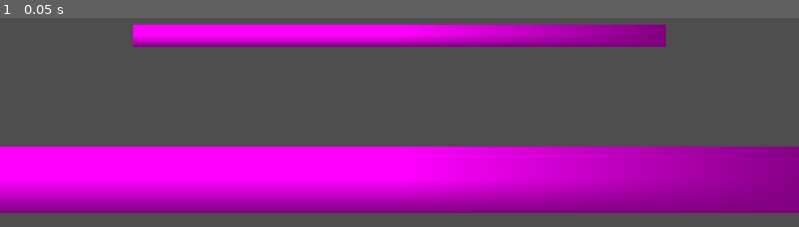
Above: before the commit, frame 1.
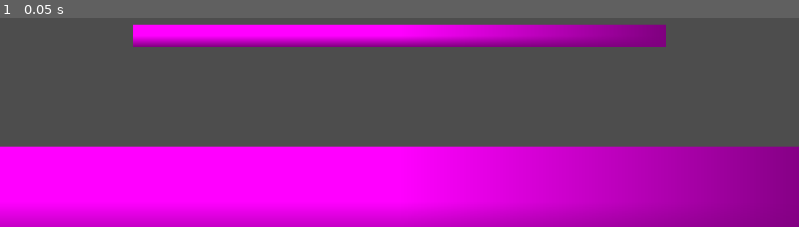
Above: after the commit, the same moment.

Repository: ima-cow/Fighting-game-adv-comp-sci
Game: Godot game, scene res://scenes/stages/cowboy_desert.tscn
The game is run twice, just before and just after one commit, with the same random seed, the same clock (stepped at 60 frames per second) and the same inputs. This scene is started directly instead of the project's main scene.
Inputs:
- Up to frame 1 (0.05 s): no input

The runs differ from the first frame. In frame 1, 17% of the frame differs, in the area x 0-100%, y 80-100%.

Commit message:
made level selecting work

Diff:
--- a/level_selector.gd
+++ b/level_selector.gd
@@ -1,12 +1,12 @@
-extends Control
+extends Node
 
 func _on_ninja_gardens_button_button_up() -> void:
-	pass # Replace with function body.
+	get_tree().change_scene_to_file("res://scenes/stages/ninja_gardens.tscn")
 
 
 func _on_cowboy_desert_button_button_up() -> void:
-	pass # Replace with function body.
+	get_tree().change_scene_to_file("res://scenes/stages/cowboy_desert.tscn")
 
 
 func _on_big_hands_city_button_button_up() -> void:
-	pass # Replace with function body.
+	get_tree().change_scene_to_file("res://scenes/stages/big_hands_city.tscn")
--- a/scenes/stages/big_hands_city.tscn
+++ b/scenes/stages/big_hands_city.tscn
@@ -1,3 +1,74 @@
-[gd_scene format=3 uid="uid://bc87oi50iuyew"]
+[gd_scene load_steps=6 format=3 uid="uid://bc87oi50iuyew"]
+
+[sub_resource type="RectangleShape2D" id="RectangleShape2D_lqbhf"]
+size = Vector2(1536, 880)
+
+[sub_resource type="PlaceholderTexture2D" id="PlaceholderTexture2D_ehygr"]
+
+[sub_resource type="RectangleShape2D" id="RectangleShape2D_iaxrx"]
+size = Vector2(1216, 160)
+
+[sub_resource type="PlaceholderTexture2D" id="PlaceholderTexture2D_ki0ho"]
+
+[sub_resource type="RectangleShape2D" id="RectangleShape2D_5md5d"]
+size = Vector2(256, 26)
 
 [node name="BigHandsCity" type="Node"]
+
+[node name="Camera2D" type="Camera2D" parent="."]
+
+[node name="PlayArea" type="Area2D" parent="."]
+
+[node name="CollisionShape2D" type="CollisionShape2D" parent="PlayArea"]
+visible = false
+shape = SubResource("RectangleShape2D_lqbhf")
+
+[node name="Stage" type="Node" parent="."]
+
+[node name="Floor" type="StaticBody2D" parent="Stage"]
+position = Vector2(0, 256)
+
+[node name="Sprite2D" type="Sprite2D" parent="Stage/Floor"]
+position = Vector2(3.8147e-05, 32)
+scale = Vector2(1216, 160)
+texture = SubResource("PlaceholderTexture2D_ehygr")
+
+[node name="CollisionShape2D" type="CollisionShape2D" parent="Stage/Floor"]
+position = Vector2(0, 32)
+shape = SubResource("RectangleShape2D_iaxrx")
+
+[node name="Platform" type="StaticBody2D" parent="Stage"]
+position = Vector2(0, 48)
+
+[node name="Sprite2D" type="Sprite2D" parent="Stage/Platform"]
+position = Vector2(0, -4.76837e-07)
+scale = Vector2(256, 32)
+texture = SubResource("PlaceholderTexture2D_ki0ho")
+
+[node name="CollisionShape2D" type="CollisionShape2D" parent="Stage/Platform"]
+shape = SubResource("RectangleShape2D_5md5d")
+one_way_collision = true
+
+[node name="Platform2" type="StaticBody2D" parent="Stage"]
+position = Vector2(352, 48)
+
+[node name="Sprite2D" type="Sprite2D" parent="Stage/Platform2"]
+position = Vector2(0, -4.76837e-07)
+scale = Vector2(256, 32)
+texture = SubResource("PlaceholderTexture2D_ki0ho")
+
+[node name="CollisionShape2D" type="CollisionShape2D" parent="Stage/Platform2"]
+shape = SubResource("RectangleShape2D_5md5d")
+one_way_collision = true
+
+[node name="Platform3" type="StaticBody2D" parent="Stage"]
+position = Vector2(-352, 48)
+
+[node name="Sprite2D" type="Sprite2D" parent="Stage/Platform3"]
+position = Vector2(0, -4.76837e-07)
+scale = Vector2(256, 32)
+texture = SubResource("PlaceholderTexture2D_ki0ho")
+
+[node name="CollisionShape2D" type="CollisionShape2D" parent="Stage/Platform3"]
+shape = SubResource("RectangleShape2D_5md5d")
+one_way_collision = true
--- a/scenes/stages/cowboy_desert.tscn
+++ b/scenes/stages/cowboy_desert.tscn
@@ -29,8 +29,8 @@
 position = Vector2(0, 256)
 
 [node name="Sprite2D" type="Sprite2D" parent="Stage/Floor"]
-position = Vector2(3.8147e-05, -7.62939e-06)
-scale = Vector2(1216, 96)
+position = Vector2(3.8147e-05, 32)
+scale = Vector2(1216, 160)
 texture = SubResource("PlaceholderTexture2D_uenyh")
 
 [node name="CollisionShape2D" type="CollisionShape2D" parent="Stage/Floor"]
